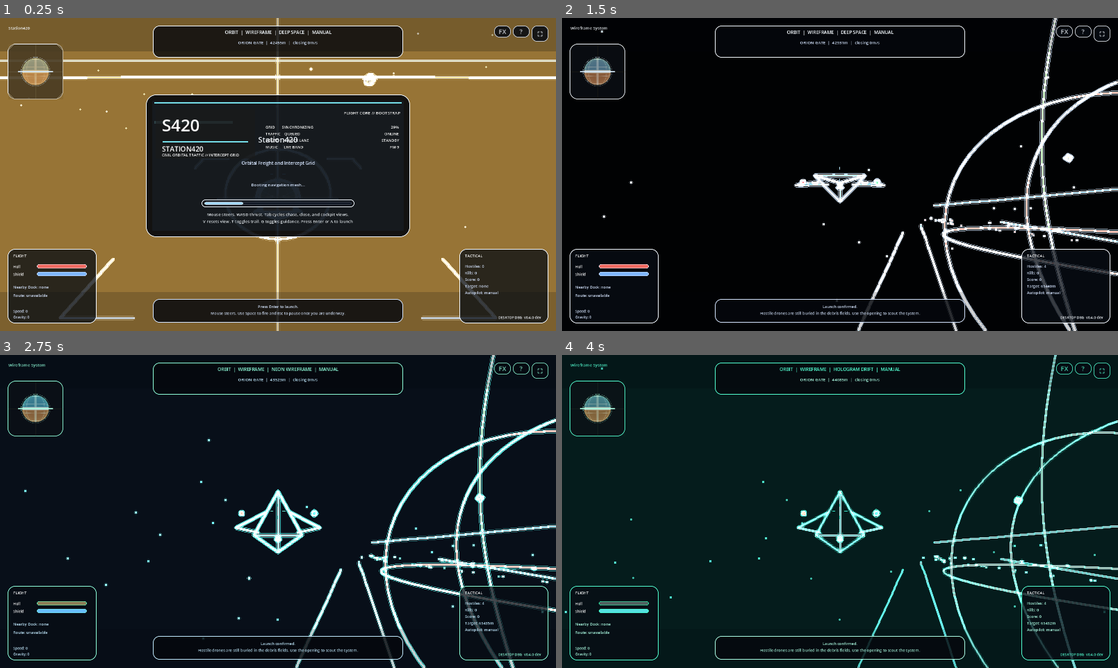
Above: before the commit, frames 1-4 (two rows, left to right).
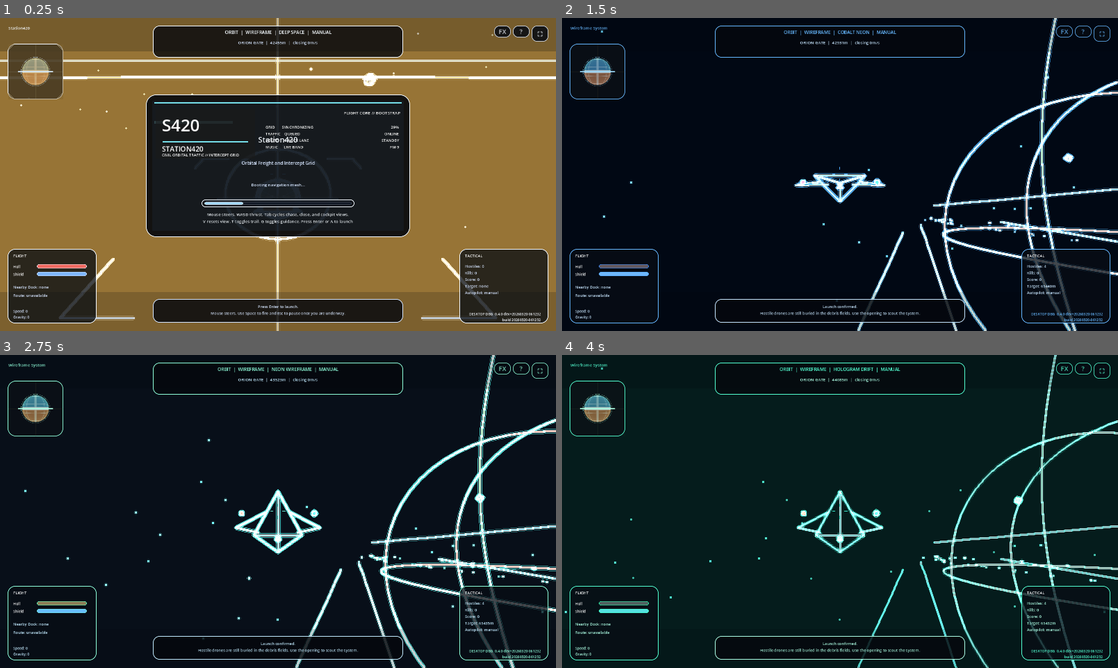
Above: after the commit, the same moments.

Repository: zabesto/Station420
Game: Godot game, scene res://scenes/main.tscn
The game is run twice, just before and just after one commit, with the same random seed, the same clock (stepped at 60 frames per second) and the same inputs.
Inputs (mouse positions are in pixels of both pictures, inside the frame that each line leads up to):
- Up to frame 1 (0.25 s): no input
- Up to frame 2 (1.5 s): click "?" at 0.5 s; tap Enter at 1.25 s; move the mouse to (867, 174) at 1.27 s; hold Up from 1.28 s (still down); tap 5 at 1.35 s; click (867, 174) at 1.42 s
- Up to frame 3 (2.75 s): keep holding Up; tap Space at 1.52, 2.27 s; tap 1 at 1.55, 2.1 s; move the mouse to (250, 511) at 2.02 s; click (250, 511) at 2.17 s; tap 2 at 2.3 s
- Up to frame 4 (4 s): keep holding Up; move the mouse to (851, 505) at 2.77 s; tap 2 at 2.85 s; click (851, 505) at 2.92 s; tap 3 at 3.05, 3.6 s; move the mouse to (834, 517) at 3.52 s; click (834, 517) at 3.67 s; tap Space at 3.77 s; tap 4 at 3.8 s

The runs differ from the first frame. In frame 1, 0.2% of the frame differs, in the area x 84-98%, y 94-97%; in frame 2, 4.0%, in the area x 1-100%, y 0-100%; in frame 3, 0.2%; in frame 4, 0.2%.

Commit message:
Stamp build number into web exports

Diff:
--- /dev/null
+++ b/scripts/build_info.gd
@@ -0,0 +1,6 @@
+extends RefCounted
+
+const BUILD_NUMBER := "20260320-061232"
+const BUILD_VERSION := "0.4.0-dev"
+const BUILD_GIT_SHA := "067e940"
+const BUILD_LABEL := "0.4.0-dev+20260320-061232"
--- a/scripts/main.gd
+++ b/scripts/main.gd
@@ -1,4 +1,6 @@
 extends Node3D
+
+const BuildInfo = preload("res://scripts/build_info.gd")
 
 const SYSTEM_SCALE := 35.0
 const STATION_SCALE := 8.0
@@ -21,6 +23,7 @@
 const PHONE_LAYOUT_BREAKPOINT := 760.0
 const PORTRAIT_LAYOUT_BREAKPOINT := 1.05
 const SHOW_DEBUG_SAVE_BUTTON := false
+const VISUAL_PRESET_COUNT := 5
 const CINEMATIC_IDLE_DELAY := 60.0
 const CINEMATIC_BLEND_IN_SPEED := 0.42
 const CINEMATIC_BLEND_OUT_SPEED := 1.8
@@ -970,10 +973,10 @@
 				toggle_settings_panel()
 			return
 		if event.button_index == JOY_BUTTON_LEFT_SHOULDER:
-			set_visual_preset((visual_preset_index + 3) % 4)
+			set_visual_preset((visual_preset_index + VISUAL_PRESET_COUNT - 1) % VISUAL_PRESET_COUNT)
 			return
 		if event.button_index == JOY_BUTTON_RIGHT_SHOULDER:
-			set_visual_preset((visual_preset_index + 1) % 4)
+			set_visual_preset((visual_preset_index + 1) % VISUAL_PRESET_COUNT)
 			return
 		if event.button_index == JOY_BUTTON_DPAD_UP:
 			if nearby_station:
@@ -1052,6 +1055,9 @@
 			return
 		if event.keycode == KEY_4:
 			set_visual_preset(3)
+			return
+		if event.keycode == KEY_5:
+			set_visual_preset(4)
 			return
 		if event.keycode == KEY_B:
 			toggle_bloom()
@@ -2324,12 +2330,14 @@
 			return "Toon Combat"
 		3:
 			return "Hologram Drift"
+		4:
+			return "Cobalt Neon"
 		_:
 			return "Deep Space"
 
 
 func set_visual_preset(index: int) -> void:
-	visual_preset_index = clamp(index, 0, 3)
+	visual_preset_index = clamp(index, 0, VISUAL_PRESET_COUNT - 1)
 	apply_visual_preset()
 
 
@@ -2369,6 +2377,13 @@
 			environment.fog_enabled = false
 			environment.fog_light_color = Color(0.1, 0.66, 0.62)
 			environment.fog_density = 0.0
+		4:
+			environment.background_color = Color(0.004, 0.03, 0.08)
+			environment.ambient_light_color = Color(0.4, 0.74, 1.0)
+			environment.ambient_light_energy = 0.56
+			environment.fog_enabled = false
+			environment.fog_light_color = Color(0.08, 0.4, 0.92)
+			environment.fog_density = 0.0
 		_:
 			environment.background_color = Color(0.005, 0.008, 0.014)
 			environment.ambient_light_color = Color(0.46, 0.52, 0.62)
@@ -2409,6 +2424,9 @@
 		3:
 			tint = Color(0.34, 1.0, 0.86)
 			halo_radius = 2.3
+		4:
+			tint = Color(0.38, 0.76, 1.0)
+			halo_radius = 2.22
 		_:
 			tint = Color(0.84, 0.92, 1.0)
 			halo_radius = 1.95
@@ -2438,6 +2456,8 @@
 			tint = Color(0.22, 0.15, 0.08, 0.08)
 		3:
 			tint = Color(0.05, 0.22, 0.18, 0.1)
+		4:
+			tint = Color(0.04, 0.14, 0.32, 0.1)
 		_:
 			tint = Color(0.08, 0.12, 0.2, 0.08)
 	blur_material.set_shader_parameter("fog_density", blur_strength_scale * 0.35)
@@ -2526,6 +2546,8 @@
 				line_boost = 1.55
 			3:
 				line_boost = 2.0
+			4:
+				line_boost = 1.82
 			_:
 				line_boost = 1.42
 		material.emission = color * line_boost
@@ -2563,6 +2585,14 @@
 			if role == "lane":
 				return base_color.lerp(Color(0.48, 1.0, 0.94, base_color.a), 0.18)
 			return base_color.lerp(Color(0.26, 1.0, 0.86), 0.5)
+		4:
+			if role in ["enemy", "danger", "alert"]:
+				return Color(1.0, 0.54, 0.4)
+			if role in ["target", "objective", "dock"]:
+				return Color(0.54, 0.84, 1.0)
+			if role == "lane":
+				return base_color.lerp(Color(0.46, 0.76, 1.0, base_color.a), 0.18)
+			return base_color.lerp(Color(0.42, 0.72, 1.0), 0.26)
 		_:
 			if role in ["enemy", "danger", "alert"]:
 				return Color(1.0, 0.4, 0.32)
@@ -2622,6 +2652,10 @@
 			hud_color = Color(0.68, 1.0, 0.9)
 			accent_color = Color(0.32, 1.0, 0.82)
 			alert_color = Color(1.0, 0.45, 0.54)
+		4:
+			hud_color = Color(0.78, 0.9, 1.0)
+			accent_color = Color(0.4, 0.72, 1.0)
+			alert_color = Color(1.0, 0.58, 0.44)
 		_:
 			hud_color = Color(0.84, 0.9, 1.0)
 			accent_color = Color(0.96, 0.98, 1.0)
@@ -2843,11 +2877,11 @@
 
 
 func _on_preset_prev_pressed() -> void:
-	set_visual_preset((visual_preset_index + 3) % 4)
+	set_visual_preset((visual_preset_index + VISUAL_PRESET_COUNT - 1) % VISUAL_PRESET_COUNT)
 
 
 func _on_preset_next_pressed() -> void:
-	set_visual_preset((visual_preset_index + 1) % 4)
+	set_visual_preset((visual_preset_index + 1) % VISUAL_PRESET_COUNT)
 
 
 func _on_render_mode_pressed() -> void:
@@ -2978,7 +3012,7 @@
 	blur_amount_value.text = "Wire Intensity: %d%%" % int(round(wire_shader_scale * 100.0))
 	shader_aux_value.text = "Aux Mix: %d%%" % int(round(blur_strength_scale * 100.0))
 	settings_hint.text = "Use Controls for keyboard and gamepad bindings. Press H or Back to close."
-	settings_hotkeys.text = "Quick actions: Tab views, V reset, J autopilot, E dock, Esc pause\nRender: \\ mode, B bloom, 1-4 themes, mouse wheel zoom"
+	settings_hotkeys.text = "Quick actions: Tab views, V reset, J autopilot, E dock, Esc pause\nRender: \\ mode, B bloom, 1-5 themes, mouse wheel zoom"
 	controls_keyboard_text.text = "W A S D  move\nR / F  rise / descend\nQ / E  roll / dock\nShift  boost\nSpace  fire\nTab  cycle camera\nV  reset view\nH  help/settings\nJ  autopilot\nT  trail\nG  guidance\nB  bloom\nP  flight mode\nC  hail comms\nEsc  pause"
 	controls_controller_text.text = "Left stick  steer / pitch\nRight stick  camera look\nRT / LT  thrust / reverse\nA  fire / launch\nY  cycle camera\nB  render mode\nX  cycle AP target\nR3  reset view\nD-pad Right  autopilot\nD-pad Down  trail\nL3  guidance\nBack  help/settings\nStart  pause"
 	controls_hint.text = "Close with Esc, H, Back, or the Close button."
@@ -3043,6 +3077,7 @@
 		title_label.text = "Paused"
 	else:
 		title_label.text = "Wireframe System"
+	update_camera(0.0)
 	update_mouse_mode()
 	update_touch_controls_visibility()
 
@@ -3502,10 +3537,11 @@
 
 
 func update_build_label() -> void:
-	var version := str(ProjectSettings.get_setting("application/config/version", "0.0-dev"))
+	var version := str(BuildInfo.BUILD_LABEL)
 	var runtime := "WEB" if OS.has_feature("web") else "DESKTOP"
 	var build_flavor := "DBG" if OS.has_feature("debug") else "REL"
-	build_value.text = "%s %s  v%s" % [runtime, build_flavor, version]
+	var build_number := str(BuildInfo.BUILD_NUMBER)
+	build_value.text = "%s %s  %s\nbuild %s" % [runtime, build_flavor, version, build_number]
 
 
 func update_player_combat(delta: float) -> void:
Not shown, added: scripts/build_info.gd.uid
Not shown, changed: build/cloudflare/index.html
Not shown, changed: build/cloudflare/index.pck
Not shown, changed: build/cloudflare/index.wasm.gz
Not shown, changed: build/web/index.html
Not shown, changed: build/web/index.pck
Not shown, changed: export-web.command
Not shown, added: scripts/write_build_info.py
